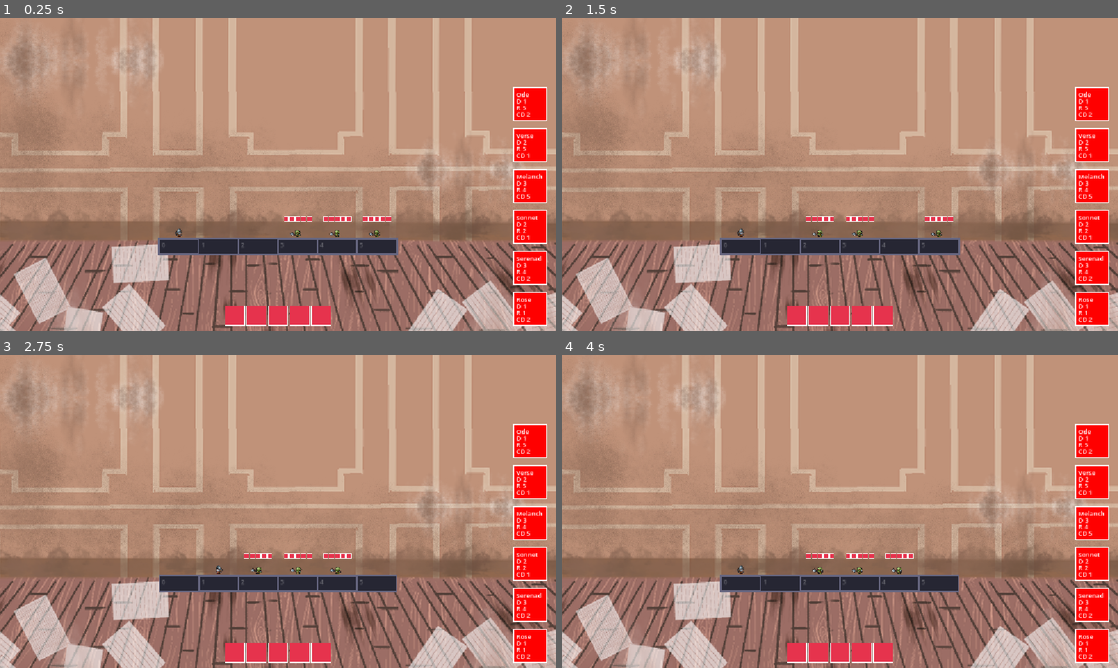
Above: before the commit, frames 1-4 (two rows, left to right).
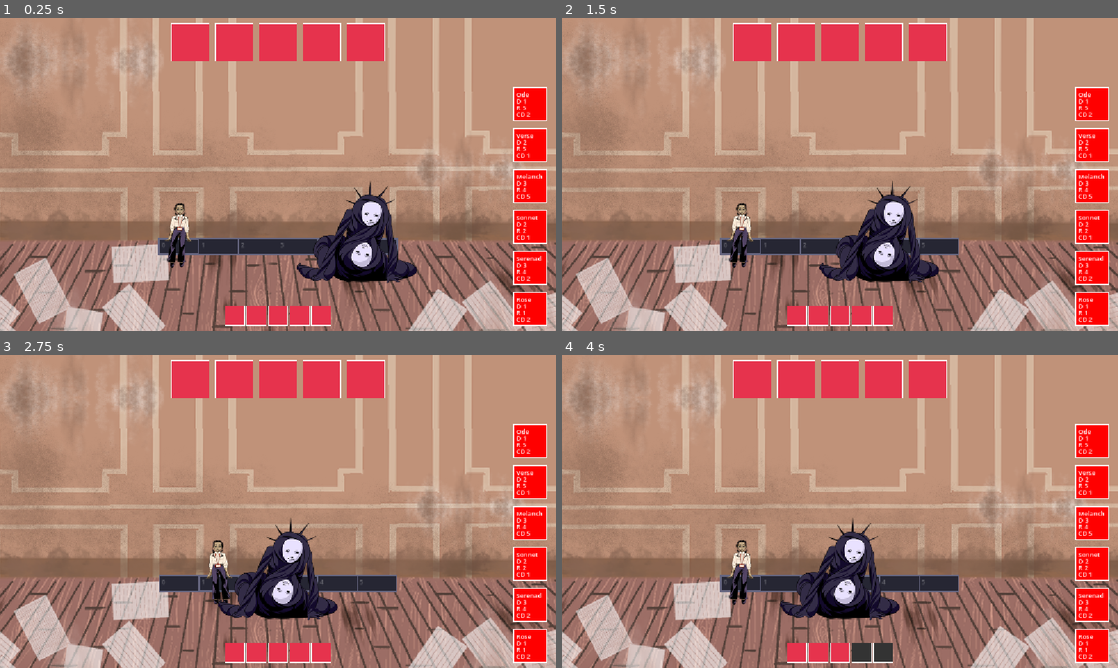
Above: after the commit, the same moments.

Repository: NiorsHaz/GMJ-Instase-2026
Game: Godot game, scene res://Scene/level_test.tscn
Same seed, same stepped clock (60 frames per second), same inputs: the game is played once before the commit and once after it.
Inputs (mouse positions are in pixels of both pictures, inside the frame that each line leads up to):
- Up to frame 1 (0.25 s): no input
- Up to frame 2 (1.5 s): tap Enter (ui_accept) at 0.5, 0.77 s; move the mouse to (962, 158) at 0.52 s; hold Right (ui_right) 0.53-1.28 s; tap E at 0.6, 1.35 s; click (962, 158) at 0.67 s; move the mouse to (728, 190) at 1.27 s; hold Left (ui_left) from 1.28 s (still down)
- Up to frame 3 (2.75 s): tap Enter (ui_accept) at 1.52 s; move the mouse to (333, 442) at 2.02 s; release Left (ui_left) at 2.03 s; hold Right (ui_right) from 2.03 s (still down); tap E at 2.1 s
- Up to frame 4 (4 s): move the mouse to (812, 574) at 2.77 s; tap E at 2.85, 3.6 s; click (812, 574) at 2.92 s; tap Enter (ui_accept) at 3.02, 3.5, 3.77 s; move the mouse to (1006, 558) at 3.52 s; release Right (ui_right) at 3.53 s; hold Left (ui_left) from 3.53 s (still down)

The runs differ from the first frame. In frame 1, 8.0% of the frame differs, in the area x 29-75%, y 1-85%; in frame 2, 8.1%; in frame 3, 8.0%; in frame 4, 8.4%, in the area x 29-70%, y 1-98%.

Commit message:
update add sprite

Diff:
--- a/Resource/Data/Enemy/orc.tres
+++ b/Resource/Data/Enemy/orc.tres
@@ -1,84 +1,13 @@
 [gd_resource type="Resource" script_class="EnemyStats" format=3 uid="uid://bvy3sc4i7nepb"]
 
 [ext_resource type="Script" uid="uid://cn10uboxkse7u" path="res://Scripts/Classes/enemy_stats.gd" id="1_1hl1p"]
-[ext_resource type="Texture2D" uid="uid://dtmr08ggl6va8" path="res://Resource/Tiny RPG Character Asset Pack v1.03 -Free Soldier&Orc/Characters(100x100)/Orc/Orc/Orc-Death.png" id="1_fvh6v"]
-[ext_resource type="Texture2D" uid="uid://5s4qhutk68r0" path="res://Resource/Tiny RPG Character Asset Pack v1.03 -Free Soldier&Orc/Characters(100x100)/Orc/Orc/Orc-Idle.png" id="1_sgimr"]
-[ext_resource type="Texture2D" uid="uid://c3s3tsecabgb" path="res://Resource/Tiny RPG Character Asset Pack v1.03 -Free Soldier&Orc/Characters(100x100)/Orc/Orc/Orc-Hurt.png" id="2_f33eb"]
-
-[sub_resource type="AtlasTexture" id="AtlasTexture_35fn1"]
-atlas = ExtResource("1_fvh6v")
-region = Rect2(0, 0, 100, 100)
-
-[sub_resource type="AtlasTexture" id="AtlasTexture_t46el"]
-atlas = ExtResource("1_fvh6v")
-region = Rect2(100, 0, 100, 100)
-
-[sub_resource type="AtlasTexture" id="AtlasTexture_t7rla"]
-atlas = ExtResource("1_fvh6v")
-region = Rect2(200, 0, 100, 100)
-
-[sub_resource type="AtlasTexture" id="AtlasTexture_47qt1"]
-atlas = ExtResource("1_fvh6v")
-region = Rect2(300, 0, 100, 100)
-
-[sub_resource type="AtlasTexture" id="AtlasTexture_d5a1m"]
-atlas = ExtResource("2_f33eb")
-region = Rect2(0, 0, 100, 100)
-
-[sub_resource type="AtlasTexture" id="AtlasTexture_1x6dh"]
-atlas = ExtResource("2_f33eb")
-region = Rect2(100, 0, 100, 100)
-
-[sub_resource type="AtlasTexture" id="AtlasTexture_0khs0"]
-atlas = ExtResource("2_f33eb")
-region = Rect2(200, 0, 100, 100)
-
-[sub_resource type="AtlasTexture" id="AtlasTexture_0eofa"]
-atlas = ExtResource("2_f33eb")
-region = Rect2(300, 0, 100, 100)
-
-[sub_resource type="AtlasTexture" id="AtlasTexture_m4mka"]
-atlas = ExtResource("1_sgimr")
-region = Rect2(0, 0, 100, 100)
-
-[sub_resource type="AtlasTexture" id="AtlasTexture_fvh6v"]
-atlas = ExtResource("1_sgimr")
-region = Rect2(100, 0, 100, 100)
-
-[sub_resource type="AtlasTexture" id="AtlasTexture_f33eb"]
-atlas = ExtResource("1_sgimr")
-region = Rect2(200, 0, 100, 100)
-
-[sub_resource type="AtlasTexture" id="AtlasTexture_h2pyu"]
-atlas = ExtResource("1_sgimr")
-region = Rect2(300, 0, 100, 100)
-
-[sub_resource type="AtlasTexture" id="AtlasTexture_2oppl"]
-atlas = ExtResource("1_sgimr")
-region = Rect2(400, 0, 100, 100)
-
-[sub_resource type="AtlasTexture" id="AtlasTexture_hfxvy"]
-atlas = ExtResource("1_sgimr")
-region = Rect2(500, 0, 100, 100)
-
-[sub_resource type="AtlasTexture" id="AtlasTexture_l55gn"]
-atlas = ExtResource("2_f33eb")
-region = Rect2(0, 0, 100, 100)
+[ext_resource type="Texture2D" uid="uid://caqlvx3glhoss" path="res://Assets/Images/Protagonists/Ennemi_2.png" id="1_sgimr"]
 
 [sub_resource type="SpriteFrames" id="SpriteFrames_r5p1p"]
 animations = [{
 "frames": [{
 "duration": 1.0,
-"texture": SubResource("AtlasTexture_35fn1")
-}, {
-"duration": 1.0,
-"texture": SubResource("AtlasTexture_t46el")
-}, {
-"duration": 1.0,
-"texture": SubResource("AtlasTexture_t7rla")
-}, {
-"duration": 1.0,
-"texture": SubResource("AtlasTexture_47qt1")
+"texture": ExtResource("1_sgimr")
 }],
 "loop": 0,
 "name": &"die",
@@ -86,16 +15,7 @@
 }, {
 "frames": [{
 "duration": 1.0,
-"texture": SubResource("AtlasTexture_d5a1m")
-}, {
-"duration": 1.0,
-"texture": SubResource("AtlasTexture_1x6dh")
-}, {
-"duration": 1.0,
-"texture": SubResource("AtlasTexture_0khs0")
-}, {
-"duration": 1.0,
-"texture": SubResource("AtlasTexture_0eofa")
+"texture": ExtResource("1_sgimr")
 }],
 "loop": 0,
 "name": &"hurt",
@@ -103,25 +23,7 @@
 }, {
 "frames": [{
 "duration": 1.0,
-"texture": SubResource("AtlasTexture_m4mka")
-}, {
-"duration": 1.0,
-"texture": SubResource("AtlasTexture_fvh6v")
-}, {
-"duration": 1.0,
-"texture": SubResource("AtlasTexture_f33eb")
-}, {
-"duration": 1.0,
-"texture": SubResource("AtlasTexture_h2pyu")
-}, {
-"duration": 1.0,
-"texture": SubResource("AtlasTexture_2oppl")
-}, {
-"duration": 1.0,
-"texture": SubResource("AtlasTexture_hfxvy")
-}, {
-"duration": 1.0,
-"texture": SubResource("AtlasTexture_l55gn")
+"texture": ExtResource("1_sgimr")
 }],
 "loop": 1,
 "name": &"idle",
--- a/Scene/boss.tscn
+++ b/Scene/boss.tscn
@@ -1,14 +1,71 @@
 [gd_scene format=3 uid="uid://imn1gps0qpoj"]
 
 [ext_resource type="Script" uid="uid://c3bvxgwmid7d5" path="res://Scripts/Scriptsboss.gd" id="1_mi78u"]
+[ext_resource type="Texture2D" uid="uid://b3ab6pyyfa75t" path="res://Assets/Images/Protagonists/boss_phase_1.png" id="2_46auw"]
 [ext_resource type="Script" uid="uid://cn10uboxkse7u" path="res://Scripts/Classes/enemy_stats.gd" id="2_bv8a7"]
+[ext_resource type="Texture2D" uid="uid://bojp78fpqjhui" path="res://Assets/Images/Protagonists/boss_phase_2.png" id="3_lcnog"]
+
+[sub_resource type="SpriteFrames" id="SpriteFrames_fvh6v"]
+animations = [{
+"frames": [{
+"duration": 1.0,
+"texture": ExtResource("2_46auw")
+}],
+"loop": 1,
+"name": &"die",
+"speed": 5.0
+}, {
+"frames": [{
+"duration": 1.0,
+"texture": ExtResource("3_lcnog")
+}],
+"loop": 1,
+"name": &"die2",
+"speed": 5.0
+}, {
+"frames": [{
+"duration": 1.0,
+"texture": ExtResource("2_46auw")
+}],
+"loop": 1,
+"name": &"hurt",
+"speed": 5.0
+}, {
+"frames": [{
+"duration": 1.0,
+"texture": ExtResource("3_lcnog")
+}],
+"loop": 1,
+"name": &"hurt2",
+"speed": 5.0
+}, {
+"frames": [{
+"duration": 1.0,
+"texture": ExtResource("2_46auw")
+}],
+"loop": 1,
+"name": &"idle",
+"speed": 5.0
+}, {
+"frames": [{
+"duration": 1.0,
+"texture": ExtResource("3_lcnog")
+}],
+"loop": 1,
+"name": &"idle2",
+"speed": 5.0
+}]
 
 [sub_resource type="Resource" id="Resource_mi78u"]
 script = ExtResource("2_bv8a7")
+animations = SubResource("SpriteFrames_fvh6v")
 metadata/_custom_type_script = "uid://cn10uboxkse7u"
+
+[sub_resource type="SpriteFrames" id="SpriteFrames_mjb07"]
 
 [node name="Boss" type="Node2D" unique_id=1640688386]
 script = ExtResource("1_mi78u")
 stats = SubResource("Resource_mi78u")
 
 [node name="animation" type="AnimatedSprite2D" parent="." unique_id=801322083]
+sprite_frames = SubResource("SpriteFrames_mjb07")
--- a/Scene/player.tscn
+++ b/Scene/player.tscn
@@ -1,82 +1,16 @@
 [gd_scene format=3 uid="uid://cl3hdih4wx46e"]
 
 [ext_resource type="Script" uid="uid://cafvnwp78flsk" path="res://Scripts/player.gd" id="1_kelma"]
-[ext_resource type="Texture2D" uid="uid://b55g6fxbo5jpq" path="res://Resource/Tiny RPG Character Asset Pack v1.03 -Free Soldier&Orc/Characters(100x100)/Soldier/Soldier/Soldier-Death.png" id="2_r6jsd"]
+[ext_resource type="Texture2D" uid="uid://b4k20unmmrdgh" path="res://Assets/Images/Protagonists/prota_2.png" id="2_2sw5t"]
 [ext_resource type="Texture2D" uid="uid://daift5qhpm7tr" path="res://Resource/Tiny RPG Character Asset Pack v1.03 -Free Soldier&Orc/Characters(100x100)/Soldier/Soldier/Soldier-Idle.png" id="2_xa75v"]
-[ext_resource type="Texture2D" uid="uid://bmne5cj35ruge" path="res://Resource/Tiny RPG Character Asset Pack v1.03 -Free Soldier&Orc/Characters(100x100)/Soldier/Soldier/Soldier-Hurt.png" id="3_p6qlh"]
 [ext_resource type="Script" uid="uid://csq6n5mc7lp8u" path="res://Scripts/Classes/players_stats.gd" id="3_xa75v"]
 [ext_resource type="Resource" uid="uid://dqbv2rvv3qvew" path="res://Resource/Books/Poetry.tres" id="5_r6jsd"]
-
-[sub_resource type="AtlasTexture" id="AtlasTexture_2sw5t"]
-atlas = ExtResource("2_r6jsd")
-region = Rect2(0, 0, 100, 100)
-
-[sub_resource type="AtlasTexture" id="AtlasTexture_ij4jb"]
-atlas = ExtResource("2_r6jsd")
-region = Rect2(100, 0, 100, 100)
-
-[sub_resource type="AtlasTexture" id="AtlasTexture_c68nv"]
-atlas = ExtResource("2_r6jsd")
-region = Rect2(200, 0, 100, 100)
-
-[sub_resource type="AtlasTexture" id="AtlasTexture_c31lq"]
-atlas = ExtResource("2_r6jsd")
-region = Rect2(300, 0, 100, 100)
-
-[sub_resource type="AtlasTexture" id="AtlasTexture_2dof7"]
-atlas = ExtResource("3_p6qlh")
-region = Rect2(0, 0, 100, 100)
-
-[sub_resource type="AtlasTexture" id="AtlasTexture_4ao7i"]
-atlas = ExtResource("3_p6qlh")
-region = Rect2(100, 0, 100, 100)
-
-[sub_resource type="AtlasTexture" id="AtlasTexture_1sypm"]
-atlas = ExtResource("3_p6qlh")
-region = Rect2(200, 0, 100, 100)
-
-[sub_resource type="AtlasTexture" id="AtlasTexture_fn0wv"]
-atlas = ExtResource("3_p6qlh")
-region = Rect2(300, 0, 100, 100)
-
-[sub_resource type="AtlasTexture" id="AtlasTexture_eqmt2"]
-atlas = ExtResource("2_xa75v")
-region = Rect2(0, 0, 100, 100)
-
-[sub_resource type="AtlasTexture" id="AtlasTexture_c40dt"]
-atlas = ExtResource("2_xa75v")
-region = Rect2(100, 0, 100, 100)
-
-[sub_resource type="AtlasTexture" id="AtlasTexture_lgjog"]
-atlas = ExtResource("2_xa75v")
-region = Rect2(200, 0, 100, 100)
-
-[sub_resource type="AtlasTexture" id="AtlasTexture_lhccw"]
-atlas = ExtResource("2_xa75v")
-region = Rect2(300, 0, 100, 100)
-
-[sub_resource type="AtlasTexture" id="AtlasTexture_7d6xm"]
-atlas = ExtResource("2_xa75v")
-region = Rect2(400, 0, 100, 100)
-
-[sub_resource type="AtlasTexture" id="AtlasTexture_2sr8w"]
-atlas = ExtResource("2_xa75v")
-region = Rect2(500, 0, 100, 100)
 
 [sub_resource type="SpriteFrames" id="SpriteFrames_r6jsd"]
 animations = [{
 "frames": [{
 "duration": 1.0,
-"texture": SubResource("AtlasTexture_2sw5t")
-}, {
-"duration": 1.0,
-"texture": SubResource("AtlasTexture_ij4jb")
-}, {
-"duration": 1.0,
-"texture": SubResource("AtlasTexture_c68nv")
-}, {
-"duration": 1.0,
-"texture": SubResource("AtlasTexture_c31lq")
+"texture": ExtResource("2_2sw5t")
 }],
 "loop": 0,
 "name": &"die",
@@ -84,16 +18,7 @@
 }, {
 "frames": [{
 "duration": 1.0,
-"texture": SubResource("AtlasTexture_2dof7")
-}, {
-"duration": 1.0,
-"texture": SubResource("AtlasTexture_4ao7i")
-}, {
-"duration": 1.0,
-"texture": SubResource("AtlasTexture_1sypm")
-}, {
-"duration": 1.0,
-"texture": SubResource("AtlasTexture_fn0wv")
+"texture": ExtResource("2_2sw5t")
 }],
 "loop": 0,
 "name": &"hurt",
@@ -101,22 +26,7 @@
 }, {
 "frames": [{
 "duration": 1.0,
-"texture": SubResource("AtlasTexture_eqmt2")
-}, {
-"duration": 1.0,
-"texture": SubResource("AtlasTexture_c40dt")
-}, {
-"duration": 1.0,
-"texture": SubResource("AtlasTexture_lgjog")
-}, {
-"duration": 1.0,
-"texture": SubResource("AtlasTexture_lhccw")
-}, {
-"duration": 1.0,
-"texture": SubResource("AtlasTexture_7d6xm")
-}, {
-"duration": 1.0,
-"texture": SubResource("AtlasTexture_2sr8w")
+"texture": ExtResource("2_2sw5t")
 }],
 "loop": 1,
 "name": &"idle",
--- a/Scripts/level.gd
+++ b/Scripts/level.gd
@@ -73,8 +73,8 @@
 	generate_grid()
 	spawn_player()
 	# spawn_enemy()
-	spawn_enemies(3)
-	# spawn_boss()
+	# spawn_enemies(3)
+	spawn_boss()
 	setup_deck()
 	if is_instance_valid(enemy_instance):
 		enemy_instance.call("plan_next_action", player_instance)
